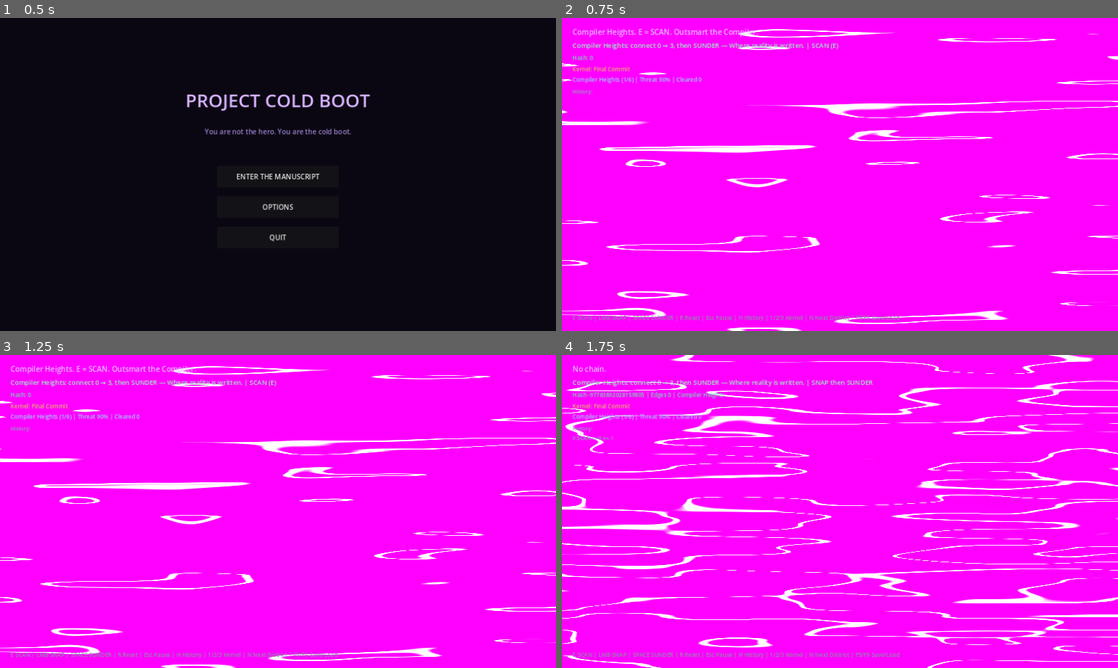
Above: before the commit, frames 1-4 (two rows, left to right).
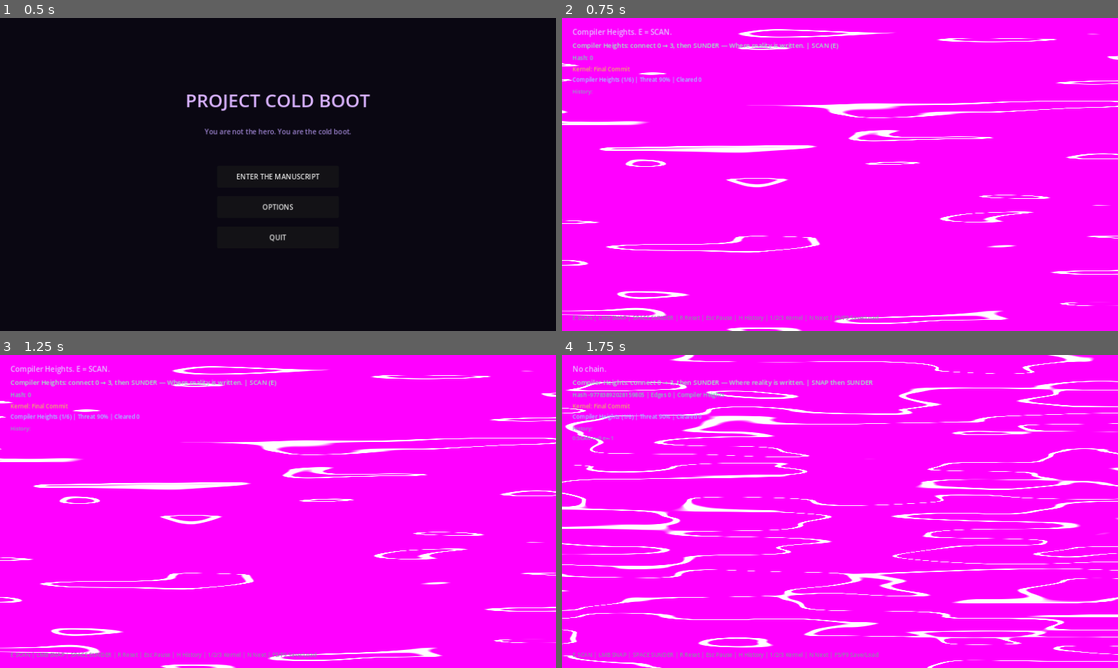
Above: after the commit, the same moments.

Repository: beyond-repair/Project-Cold-Boot
Game: Godot game, scene res://scenes/main_menu/MainMenu.tscn
Two runs of this game, one before a commit and one after it. Both use one fixed random seed, a clock stepped at 60 frames per second and the inputs below.
Inputs (mouse positions are in pixels of both pictures, inside the frame that each line leads up to):
- Up to frame 1 (0.5 s): no input
- Up to frame 2 (0.75 s): click "ENTER THE MANUSCRIPT" at 0.5 s
- Up to frame 3 (1.25 s): no input
- Up to frame 4 (1.75 s): tap Enter at 1.25 s; move the mouse to (962, 495) at 1.27 s; hold E (scan) from 1.28 s (still down); click (962, 495) at 1.42 s; tap Space (sunder) at 1.55 s

Frame 1 is identical in both runs. In frame 2, 0.3% of the frame differs, in the area x 20-61%, y 3-97%; in frame 3, 0.3%; in frame 4, 0.1%.

Commit message:
Continue: Auditor bias (centrality + path + layer) + Sable district lines
- Score lock targets by degree, last-path hits, Layer-0 weight, district threat
- Sable one-liners on district clear
- Win panel shows district-specific Sable line
- STATUS bump

Diff:
--- a/godot/scripts/systems/GameState.gd
+++ b/godot/scripts/systems/GameState.gd
@@ -1,5 +1,5 @@
 extends Node
-## District-aware simulation spine.
+## District spine + biased Auditor.
 
 signal graph_changed
 signal frame_committed(frame_id: int, hash: int)
@@ -19,14 +19,13 @@
 
 enum Kernel { FINAL_COMMIT, FORCE_REVERT, KEEP_DRAFTING }
 
-# District order matches VISUAL_BIBLE / DISTRICTS.md
 const DISTRICTS := [
-	{"id": 1, "name": "Compiler Heights", "threat": 0.9, "blurb": "Where reality is written."},
-	{"id": 2, "name": "Static Market", "threat": 0.68, "blurb": "Trade in what was. Buy what could be."},
-	{"id": 3, "name": "Ghost Rail", "threat": 0.5, "blurb": "Transit between impossible places."},
-	{"id": 4, "name": "Rollback District", "threat": 0.7, "blurb": "Break the 47-second cycle."},
-	{"id": 5, "name": "Dead Repository", "threat": 0.82, "blurb": "Archives of what never was."},
-	{"id": 6, "name": "The Sink", "threat": 0.95, "blurb": "Where deleted realities go to die."}
+	{"id": 1, "name": "Compiler Heights", "threat": 0.9, "blurb": "Where reality is written.", "sable": "Orpheus is listening. Stay unreadable."},
+	{"id": 2, "name": "Static Market", "threat": 0.68, "blurb": "Trade in what was.", "sable": "Every memory here has a price. You already paid."},
+	{"id": 3, "name": "Ghost Rail", "threat": 0.5, "blurb": "Transit between impossible places.", "sable": "The schedule lies. Trust the seam."},
+	{"id": 4, "name": "Rollback District", "threat": 0.7, "blurb": "Break the 47-second cycle.", "sable": "Patterns are cages. Break one variable."},
+	{"id": 5, "name": "Dead Repository", "threat": 0.82, "blurb": "Archives of what never was.", "sable": "Wardens restore what you destroy. Be faster."},
+	{"id": 6, "name": "The Sink", "threat": 0.95, "blurb": "Where deleted realities go to die.", "sable": "If you fall here, even I can't pull the draft back."}
 ]
 
 var frame_id: int = 0
@@ -44,16 +43,20 @@
 var current_room: int = 1
 var current_kernel: Kernel = Kernel.FINAL_COMMIT
 var rooms_completed: int = 0
+var last_path_nodes: Array = []  # nodes used in recent SNAPs
+var last_sable_line: String = ""
 
 func _ready() -> void:
 	reset_demo()
 
 func get_district() -> Dictionary:
-	var idx = clamp(current_room - 1, 0, DISTRICTS.size() - 1)
-	return DISTRICTS[idx]
+	return DISTRICTS[clamp(current_room - 1, 0, DISTRICTS.size() - 1)]
 
 func get_district_name() -> String:
 	return str(get_district().name)
+
+func get_sable_line() -> String:
+	return str(get_district().get("sable", "Stay unreadable."))
 
 func set_kernel(k: Kernel) -> void:
 	current_kernel = k
@@ -82,6 +85,8 @@
 	last_reject_reason = ""
 	current_room = 1
 	rooms_completed = 0
+	last_path_nodes.clear()
+	last_sable_line = ""
 	_load_room(1)
 	graph_changed.emit()
 
@@ -94,6 +99,7 @@
 	auditor_active = false
 	gate_is_open = false
 	snap_count = 0
+	last_path_nodes.clear()
 	_load_room(current_room)
 	room_changed.emit(current_room)
 	graph_changed.emit()
@@ -107,40 +113,40 @@
 func _load_room(room_id: int) -> void:
 	nodes.clear()
 	match room_id:
-		1: # Compiler Heights — mixed, tutorial clarity
+		1:
 			_add_node(0, _q(Vector3(-4, 0, 0)), 1, "Orpheus_Lamp")
 			_add_node(1, _q(Vector3(-1.5, 0, 2)), 1, "Security_Grid")
 			_add_node(2, _q(Vector3(1.5, 0, 1)), 0, "Necro_Spire")
 			_add_node(3, _q(Vector3(4, 0, -1)), 1, "Core_Gate")
 			_add_node(4, _q(Vector3(0, 0, -3)), 0, "Rule_Terminal")
-		2: # Static Market
+		2:
 			_add_node(0, _q(Vector3(-3, 0, 1)), 0, "Memory_Stall")
 			_add_node(1, _q(Vector3(0, 0, 2.5)), 1, "Fixer_Relay")
 			_add_node(2, _q(Vector3(3, 0, 0.5)), 0, "Black_Ledger")
 			_add_node(3, _q(Vector3(0, 0, -2.5)), 1, "Market_Exit")
 			_add_node(4, _q(Vector3(-2, 0, -1)), 0, "Stolen_Anchor")
 			_add_node(5, _q(Vector3(2, 0, -1.5)), 1, "Betrayal_Lock")
-		3: # Ghost Rail
+		3:
 			_add_node(0, _q(Vector3(-3.5, 0, 0)), 1, "Platform_A")
 			_add_node(1, _q(Vector3(-1, 0, 2)), 0, "Nowhere_Track")
 			_add_node(2, _q(Vector3(1.5, 0, 2)), 1, "Yesterday_Car")
 			_add_node(3, _q(Vector3(3.5, 0, 0)), 1, "Departure_Gate")
 			_add_node(4, _q(Vector3(0, 0, -2.5)), 0, "Schedule_Glitch")
-		4: # Rollback District
+		4:
 			_add_node(0, _q(Vector3(-3, 0, 0)), 1, "Loop_Start")
 			_add_node(1, _q(Vector3(0, 0, 2)), 1, "Timer_Node")
 			_add_node(2, _q(Vector3(3, 0, 0)), 0, "Pattern_Echo")
 			_add_node(3, _q(Vector3(0, 0, -2.5)), 1, "Break_Gate")
 			_add_node(4, _q(Vector3(-2, 0, -1)), 0, "Reset_Anchor")
 			_add_node(5, _q(Vector3(2, 0, -1)), 1, "Persistent_Var")
-		5: # Dead Repository
+		5:
 			_add_node(0, _q(Vector3(-3.5, 0, 0)), 0, "Archive_Root")
 			_add_node(1, _q(Vector3(-1, 0, 2)), 0, "Failed_Timeline")
 			_add_node(2, _q(Vector3(1.5, 0, 2)), 1, "Warden_Seal")
 			_add_node(3, _q(Vector3(3.5, 0, 0)), 0, "Vault_Gate")
 			_add_node(4, _q(Vector3(0, 0, -2.8)), 0, "Erased_Self")
 			_add_node(5, _q(Vector3(-2, 0, -1.5)), 0, "Index_Ash")
-		6: # The Sink
+		6:
 			_add_node(0, _q(Vector3(-3.5, 0, 0)), 0, "Collapse_Heart")
 			_add_node(1, _q(Vector3(-1, 0, 2)), 0, "Gravity_Fold")
 			_add_node(2, _q(Vector3(1.5, 0, 2.2)), 0, "Null_Rib")
@@ -221,6 +227,44 @@
 				return false
 	return true
 
+func _node_degree(id: int) -> int:
+	var d := 0
+	for e in edges:
+		if e.from == id or e.to == id:
+			d += 1
+	return d
+
+## Biased Auditor target: centrality + path memory + Layer-0 + avoid 0/3 endpoints if possible
+func pick_auditor_lock_target() -> int:
+	var best_id := -1
+	var best_score := -1.0
+	var threat: float = float(get_district().threat)
+	for n in nodes:
+		var id: int = n.id
+		if n.locked:
+			continue
+		if id == 0 or id == 3:
+			continue  # don't hard-lock start/exit; force re-route around hubs
+		var score := 0.0
+		score += float(_node_degree(id)) * 2.0
+		if id in last_path_nodes:
+			score += 3.0
+		if int(n.layer) == 0:
+			score += 1.5 * threat  # Necropolis pressure
+		else:
+			score += 0.5
+		# Kernel weight: Final Commit prefers hubs harder
+		if current_kernel == Kernel.FINAL_COMMIT:
+			score += float(_node_degree(id))
+		elif current_kernel == Kernel.KEEP_DRAFTING:
+			score *= 0.75
+		if score > best_score:
+			best_score = score
+			best_id = id
+	if best_id < 0 and nodes.size() > 2:
+		best_id = 1
+	return best_id
+
 func _apply(rec: Dictionary) -> void:
 	match rec.op:
 		"SCAN":
@@ -240,6 +284,12 @@
 					return
 			edges.append({"from": from_id, "to": to_id, "strength": 1.0, "corrupted": false})
 			snap_count += 1
+			if from_id not in last_path_nodes:
+				last_path_nodes.append(from_id)
+			if to_id not in last_path_nodes:
+				last_path_nodes.append(to_id)
+			if last_path_nodes.size() > 12:
+				last_path_nodes.pop_front()
 			snap_created.emit(from_id, to_id)
 		"SUNDER":
 			var chain: Array = []
@@ -251,6 +301,7 @@
 			if _has_path(0, 3):
 				nodes[3]["label"] = str(nodes[3].label) + "_OPEN"
 				gate_is_open = true
+				last_sable_line = get_sable_line()
 				gate_opened.emit()
 				demo_won.emit()
 				rooms_completed += 1
@@ -300,11 +351,16 @@
 	return "\n".join(lines)
 
 func get_auditor_lock_threshold() -> int:
+	# Higher district threat → slightly earlier intervention
+	var base := 1
 	match current_kernel:
-		Kernel.FINAL_COMMIT: return 1
-		Kernel.FORCE_REVERT: return 2
-		Kernel.KEEP_DRAFTING: return 3
-	return 1
+		Kernel.FINAL_COMMIT: base = 1
+		Kernel.FORCE_REVERT: base = 2
+		Kernel.KEEP_DRAFTING: base = 3
+	var threat: float = float(get_district().threat)
+	if threat >= 0.85 and base > 1:
+		base -= 1
+	return max(1, base)
 
 func get_room_objective() -> String:
 	var d = get_district()
--- a/godot/scripts/vertical_slice/VerticalSlice.gd
+++ b/godot/scripts/vertical_slice/VerticalSlice.gd
@@ -1,5 +1,5 @@
 extends Node3D
-## District spine UI + loop.
+## District spine + biased Auditor integration.
 
 @onready var status_label: Label = $UI/StatusLabel
 @onready var help_label: Label = $UI/HelpLabel
@@ -24,7 +24,6 @@
 @onready var floor_mesh: MeshInstance3D = $Floor
 
 var selected_node: int = -1
-var node_meshes: Dictionary = {}
 var demo_complete: bool = false
 var paused: bool = false
 var show_history: bool = true
@@ -51,8 +50,8 @@
 	_update_objective()
 	_update_kernel_ui()
 	_update_room_ui()
-	_update_ui("Compiler Heights. E = SCAN. Outsmart the Compiler.")
-	help_label.text = "E SCAN | LMB SNAP | SPACE SUNDER | R Reset | Esc Pause | H History | 1/2/3 Kernel | N Next District | F5/F9 Save/Load"
+	_update_ui("%s. E = SCAN." % GameState.get_district_name())
+	help_label.text = "E SCAN | LMB SNAP | SPACE SUNDER | R Reset | Esc Pause | H History | 1/2/3 Kernel | N Next | F5/F9 Save/Load"
 
 func _setup_compositor() -> void:
 	if compositor_rect == null:
@@ -136,7 +135,7 @@
 					win_panel.visible = false
 					selected_node = -1
 					_set_bleed(0.12 + GameState.get_district().threat * 0.15)
-					_update_ui("Entered %s. %s" % [GameState.get_district_name(), GameState.get_district().blurb])
+					_update_ui("%s — %s" % [GameState.get_district_name(), GameState.get_district().blurb])
 				return
 			KEY_F5:
 				_save_run()
@@ -158,10 +157,9 @@
 		_try_select_node()
 
 func _save_run() -> void:
-	var data := {"frame_id": GameState.frame_id, "current_room" …(183 unchanged characters)… n, "snap_count": GameState.snap_count, "sunder_count": GameState.sunder_count, "auditor_active": GameState.auditor_active, "last_hash": GameState.last_hash, "history": GameState.history.duplicate(true), "edges": GameState.edges.duplicate(true), "nodes_locked": [], "nodes_revealed": []}
+	var data := {"frame_id": GameState.frame_id, "current_room" …(183 unchanged characters)… n, "snap_count": GameState.snap_count, "edges": GameState.edges.duplicate(true), "history": GameState.history.duplicate(true), "nodes_locked": [], "last_path": GameState.last_path_nodes.duplicate()}
 	for n in GameState.nodes:
 		if n.locked: data.nodes_locked.append(n.id)
-		if n.revealed: data.nodes_revealed.append(n.id)
 	var file := FileAccess.open(SAVE_PATH, FileAccess.WRITE)
 	if file:
 		file.store_string(JSON.stringify(data))
@@ -184,12 +182,16 @@
 	GameState.gate_is_open = bool(data.get("gate_is_open", false))
 	GameState.edges = data.get("edges", [])
 	GameState.history = data.get("history", [])
+	GameState.last_path_nodes = data.get("last_path", [])
 	var locked: Array = data.get("nodes_locked", [])
 	for n in GameState.nodes:
 		n.locked = n.id in locked
 		n.revealed = GameState.scanned
 	demo_complete = GameState.gate_is_open
-	auditor_mesh.visible = GameState.auditor_active
+	auditor_mesh.visible = false
+	for n in GameState.nodes:
+		if n.locked:
+			auditor_mesh.visible = true
 	sable_mesh.visible = GameState.gate_is_open
 	win_panel.visible = GameState.gate_is_open
 	GameState.graph_changed.emit()
@@ -222,7 +224,7 @@
 	GameState.log_mutation("SCAN", 0, -1, [], 0)
 	if GameState.commit_frame():
 		_set_bleed(0.35 + GameState.get_district().threat * 0.25)
-		_update_ui("SCAN — anchors live in %s" % GameState.get_district_name())
+		_update_ui("SCAN — %s" % GameState.get_district_name())
 		_update_objective()
 
 func _try_select_node() -> void:
@@ -241,7 +243,7 @@
 	if collider and collider.has_meta("node_id"):
 		var id: int = collider.get_meta("node_id")
 		if GameState.nodes[id].locked:
-			_update_ui("Auditor lock.")
+			_update_ui("Auditor lock on [%d]." % id)
 			return
 		if selected_node == -1:
 			selected_node = id
@@ -254,7 +256,9 @@
 	GameState.begin_frame()
 	GameState.log_mutation("SNAP", from_id, to_id, [], 0)
 	if GameState.snap_count >= GameState.get_auditor_lock_threshold() and not GameState.auditor_active:
-		GameState.log_mutation("AUD_LOCK", mini(2, GameState.nodes.size() - 1), -1, [], 2)
+		var target := GameState.pick_auditor_lock_target()
+		if target >= 0:
+			GameState.log_mutation("AUD_LOCK", target, -1, [], 2)
 	if GameState.commit_frame():
 		_update_objective()
 
@@ -274,18 +278,22 @@
 	_update_ui("SNAP %d → %d" % [a, b])
 
 func _on_sunder(_c: Array) -> void:
-	_update_ui("SUNDER — gate open." if GameState.gate_is_open else "SUNDER — path 0→3 incomplete.")
+	_update_ui("Gate open." if GameState.gate_is_open else "Path 0→3 incomplete.")
 
 func _on_auditor() -> void:
 	auditor_mesh.visible = true
-	_update_ui("AUDITOR — %s" % GameState.get_kernel_name())
+	_update_ui("AUDITOR biased lock — %s" % GameState.get_kernel_name())
 
 func _on_win() -> void:
 	demo_complete = true
 	sable_mesh.visible = true
 	win_panel.visible = true
 	_set_bleed(0.7)
-	_update_ui("%s rewritten. N = next district." % GameState.get_district_name())
+	var line := GameState.last_sable_line if GameState.last_sable_line != "" else GameState.get_sable_line()
+	_update_ui("%s clear. Sable: \"%s\" | N next" % [GameState.get_district_name(), line])
+	var win_label = win_panel.get_node_or_null("WinLabel")
+	if win_label:
+		win_label.text = "%s REWRITTEN\nSable: \"%s\"\nN = next district | F5 = save" % [GameState.get_district_name(), line]
 
 func _on_room_changed(_id: int) -> void:
 	_update_room_ui()
@@ -326,7 +334,6 @@
 		c.queue_free()
 	for c in edge_container.get_children():
 		c.queue_free()
-	node_meshes.clear()
 	for n in GameState.nodes:
 		var mi := MeshInstance3D.new()
 		var sphere := SphereMesh.new()
Not shown, changed: docs/STATUS.md
